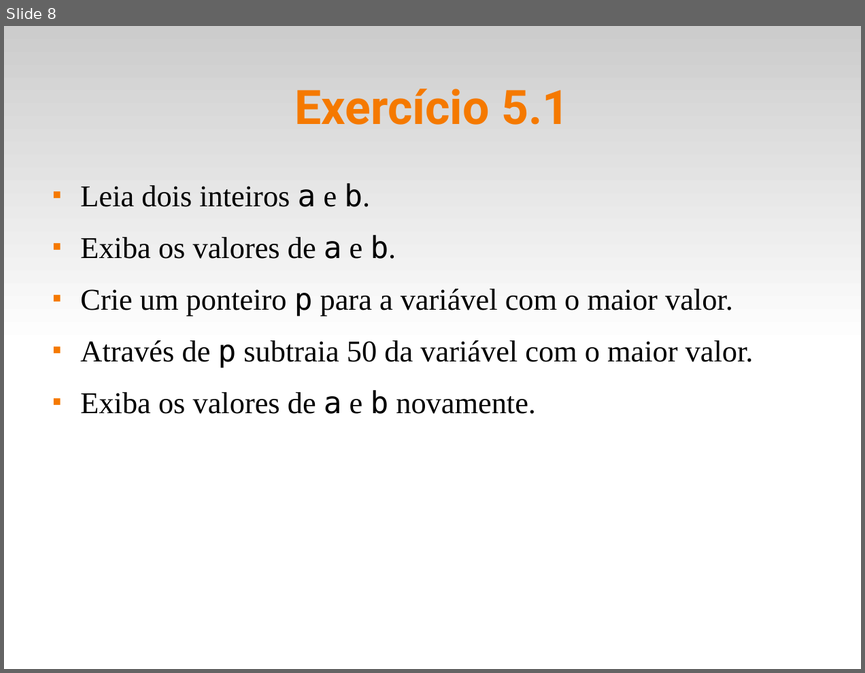
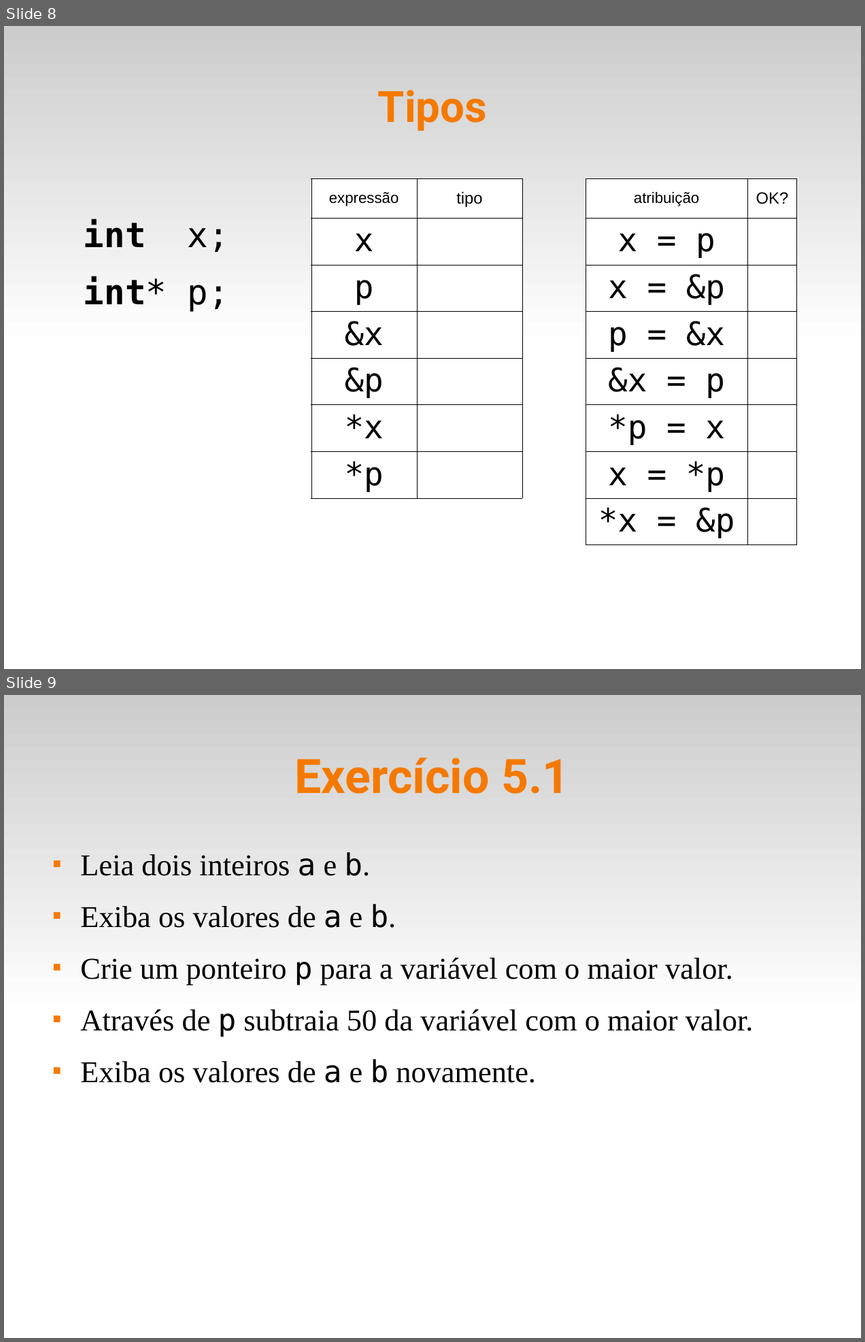
Before and after one commit to fsantanna-uerj/LP1, a slide deck: Slides/lp1-05-ponteiros.odp. Shown one above the other, each under a label of ours: slide 8 before the commit, slides 8 and 9 after it. The pictures are 865x673 and 865x1342 pixels, drawn with LibreOffice and Linux fonts; fonts in the diff are those of the drawing. Boxes give left, top, right and bottom in pixels: in the first picture for what was removed or moved away, otherwise in the second. Text is boxed around its words. In the diff, an @@ line names an element or a change of style, - is before the commit and + after.

```diff
--- a/Slides/lp1-05-ponteiros.odp
+++ b/Slides/lp1-05-ponteiros.odp
@@ slide 8 added at bbox=[4, 26, 861, 669], background #FFFFFF; not listed: 1 template element that a slide beside it also shows @@
@@ title added at bbox=[378, 90, 487, 131], 40 pt, text #F57900, bold @@
+Tipos
@@ table added at bbox=[311, 178, 523, 495], 7 rows, 2 columns @@
+expressão | tipo
+x | 
+p | 
+&x | 
+&p | 
+*x | 
+*p | 
@@ table added at bbox=[585, 178, 797, 541], 8 rows, 2 columns @@
+atribuição | OK?
+x = p | 
+x = &p | 
+p = &x | 
+&x = p | 
+*p = x | 
+x = *p | 
+*x = &p | 
@@ text added at bbox=[84, 219, 229, 312], 32 pt, text #000000, bold @@
+int x;
+int* p;
@@ what was slide 8 is now slide 9 @@
```
Also in this commit, not shown: 1 slide changed, 3 other files.
